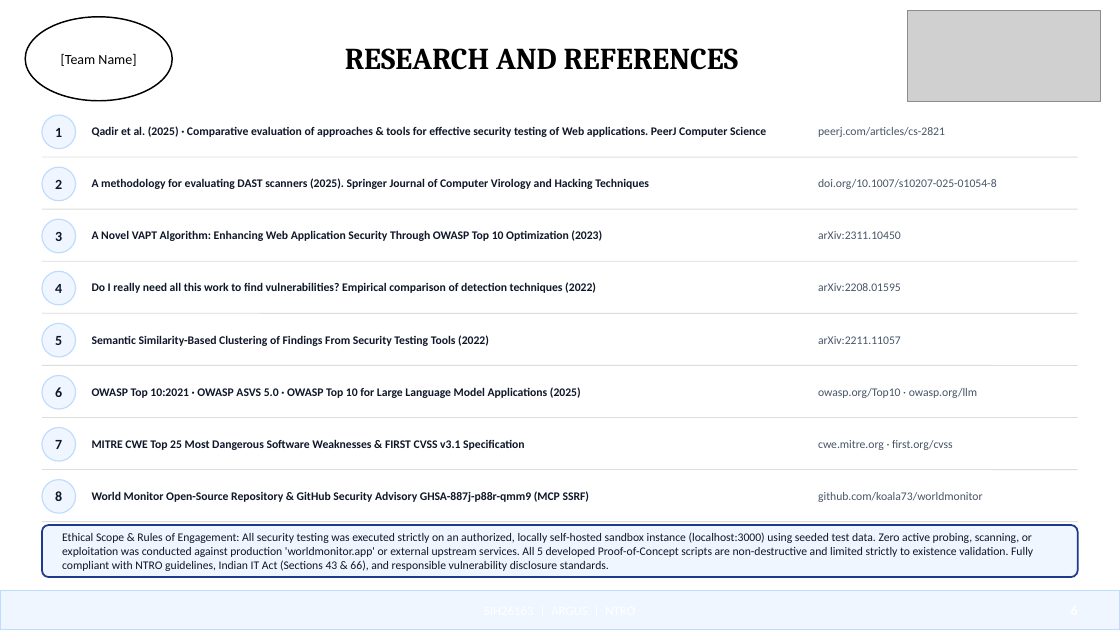
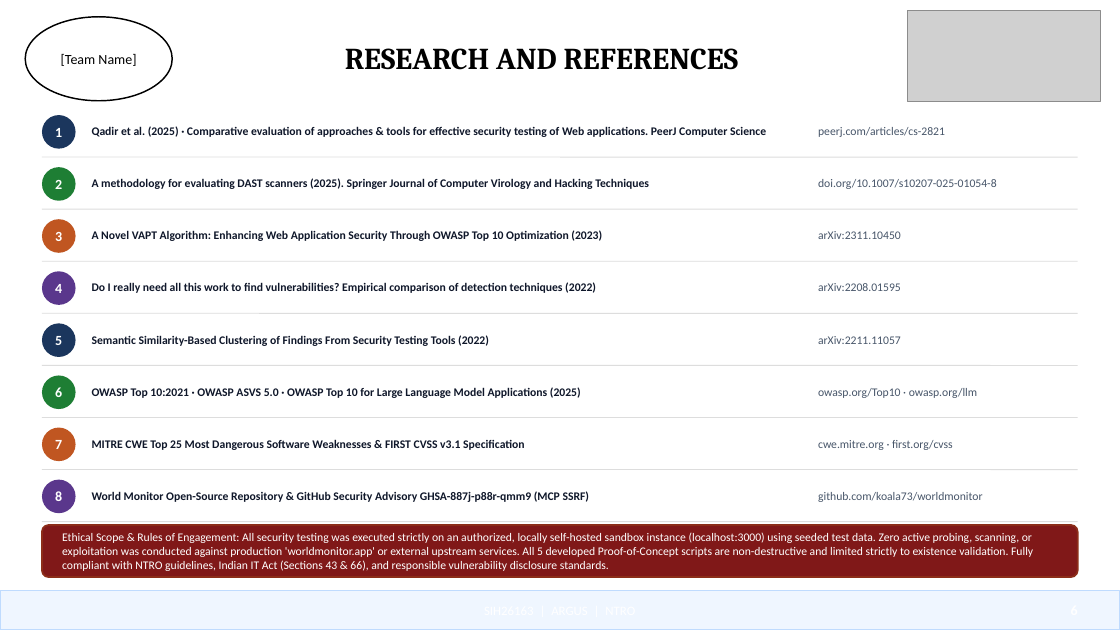
Before and after one commit to princeyadaviiit/argus-world-monitor, a slide deck: slide 6 of SIH26163_ARGUS_Idea_PPT_Color.pptx. Drawn at 1120x630 pixels with LibreOffice and Linux fonts; fonts in the diff are those of the drawing; grey boxes stand for pictures. Boxes give left, top, right and bottom in pixels: in the first picture for what was removed or moved away, otherwise in the second. Text is boxed around its words. In the diff, an @@ line names an element or a change of style, - is before the commit and + after.

Commit message:
style: apply rich reference image solid background box colors and high-contrast typography across all slides

```diff
--- a/SIH26163_ARGUS_Idea_PPT_Color.pptx
+++ b/SIH26163_ARGUS_Idea_PPT_Color.pptx
@@ ellipse at (42,115,76,149): fill #EFF6FF to #1B365D; outline #BFDBFE 1 pt to none @@
@@ ellipse at (42,167,76,201): fill #EFF6FF to #1E7E34; outline #BFDBFE 1 pt to none @@
@@ ellipse at (42,219,76,253): fill #EFF6FF to #C05621; outline #BFDBFE 1 pt to none @@
@@ ellipse at (42,271,76,305): fill #EFF6FF to #5A378C; outline #BFDBFE 1 pt to none @@
@@ ellipse at (42,323,76,357): fill #EFF6FF to #1B365D; outline #BFDBFE 1 pt to none @@
@@ ellipse at (42,376,76,409): fill #EFF6FF to #1E7E34; outline #BFDBFE 1 pt to none @@
@@ ellipse at (42,428,76,461): fill #EFF6FF to #C05621; outline #BFDBFE 1 pt to none @@
@@ ellipse at (42,480,76,513): fill #EFF6FF to #5A378C; outline #BFDBFE 1 pt to none @@
@@ rounded rectangle at (42,525,1078,577): fill #EFF6FF to #801818; outline #1E3A8A 1.5 pt to #8C2D19 1.5 pt @@
@@ text colour #0F172A to #FFFFFF in 9 elements at (55,128,62,137), (55,180,62,189), (55,232,62,241), (55,284,62,293), (55,336,62,345), (55,387,62,397), (55,440,62,449), (55,491,62,501), (62,533,1033,571) @@
```
Also in this commit, not shown: 5 other slides changed, 2 other files.
